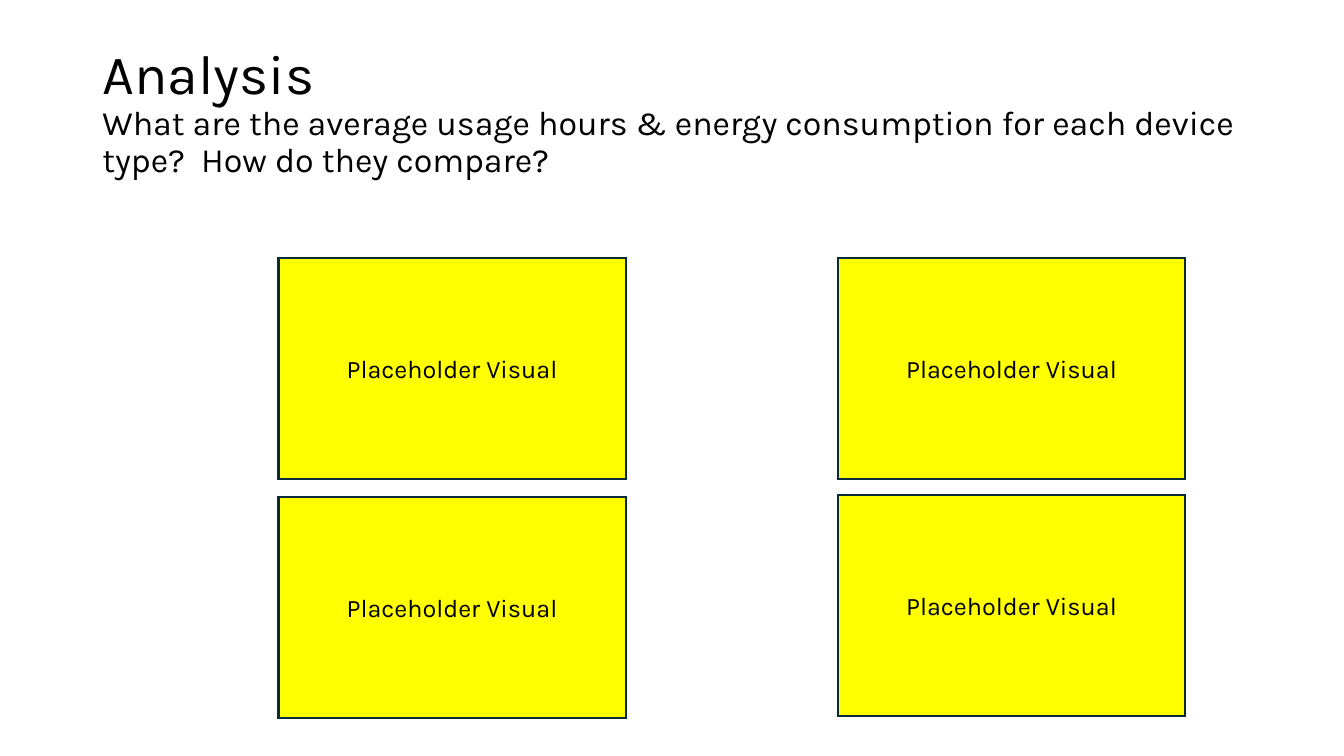
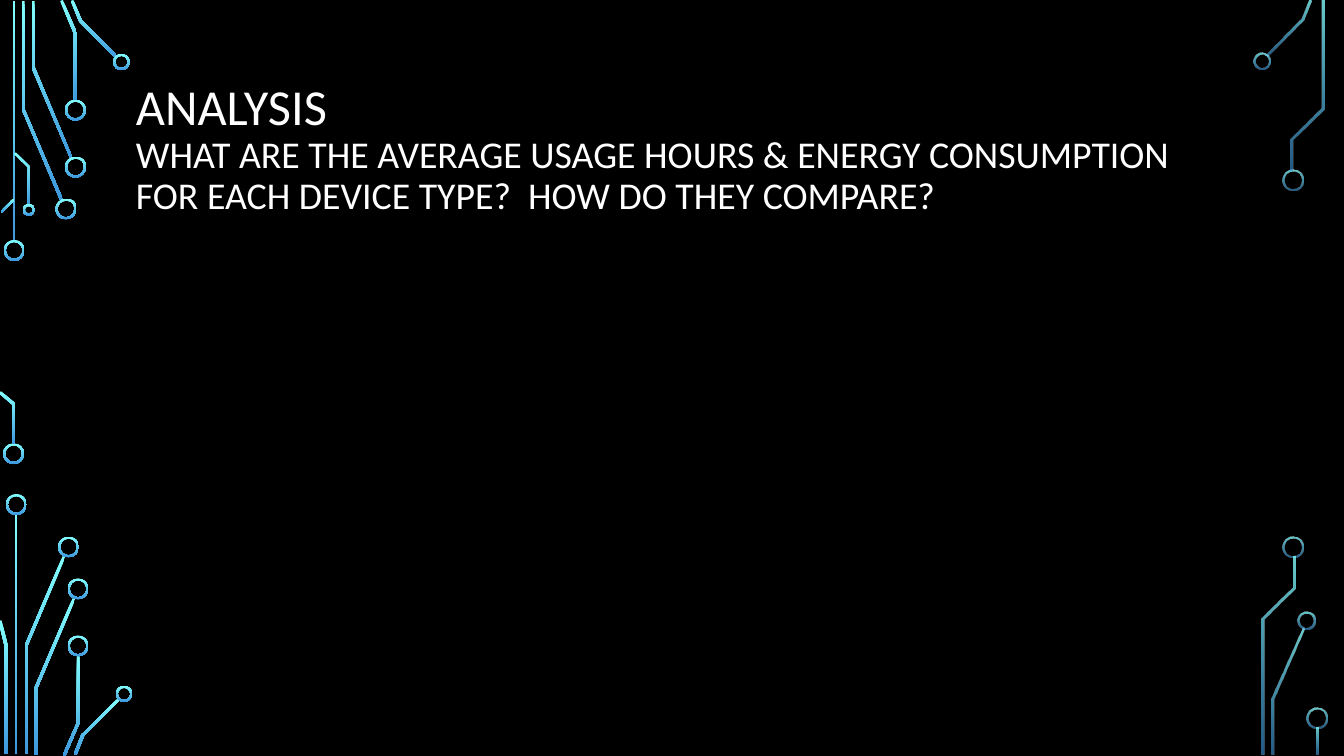
Before and after one commit to javiereyes21/Project-1, a slide deck: slide 12 of Group5Project1Presentation.pptx (slide 7 before the commit). Drawn at 1344x756 pixels with LibreOffice and Linux fonts; fonts in the diff are those of the drawing; background and template pictures are left out. Boxes give left, top, right and bottom in pixels: in the first picture for what was removed or moved away, otherwise in the second. Text is boxed around its words. In the diff, an @@ line names an element or a change of style, - is before the commit and + after.

Commit message:
sync visuals

```diff
--- a/Group5Project1Presentation.pptx
+++ b/Group5Project1Presentation.pptx
@@ background #FFFFFF to picture (left out) @@
@@ title at bbox=[136, 92, 1169, 210]: text changed; size 24.3 to 27 pt; font Karla to Calibri; text colour #000000 to #FFFFFF @@
-Analysis
-What are the average usage hours & energy consumption for each device type? How do they compare?
+ANALYSIS
+WHAT ARE THE AVERAGE USAGE HOURS & ENERGY CONSUMPTION FOR EACH DEVICE TYPE? HOW DO THEY COMPARE?
@@ rectangle removed at bbox=[278, 258, 625, 479] @@
-Placeholder Visual
@@ rectangle removed at bbox=[838, 258, 1185, 479] @@
-Placeholder Visual
@@ rectangle removed at bbox=[278, 497, 625, 718] @@
-Placeholder Visual
@@ rectangle removed at bbox=[838, 495, 1185, 716] @@
-Placeholder Visual
@@ group added at bbox=[0, 0, 1328, 756]: 33 freeform shapes, 3 rectangles @@
```
Also in this commit, not shown: 14 other slides changed, 3 slides added, 11 other files.
